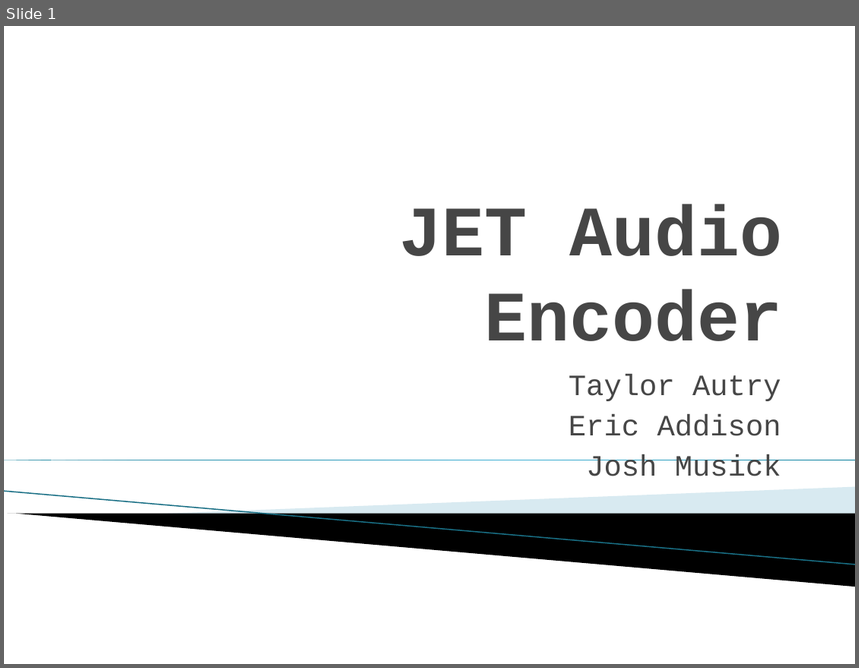
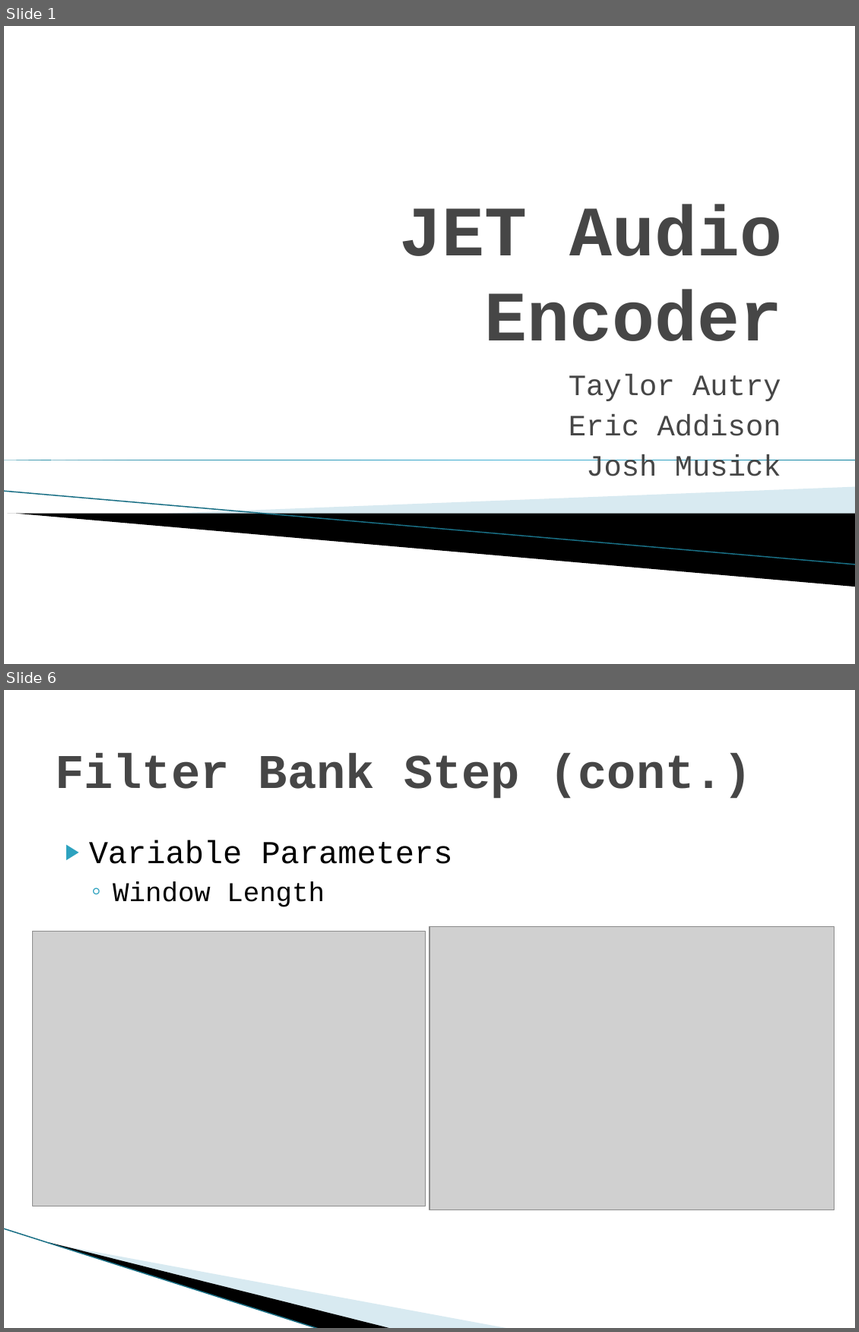
Before and after one commit to ericaddison/Algs_Term_Project, a slide deck: report/JET Audio Encoder.pptx. Shown one above the other, each under a label of ours: slide 1 before the commit, slides 1 and 6 after it; the slides between them are not shown. The pictures are 859x668 and 859x1332 pixels, drawn with LibreOffice and Linux fonts; fonts in the diff are those of the drawing; grey boxes stand for pictures; background and template pictures are left out. Boxes give left, top, right and bottom in pixels: in the first picture for what was removed or moved away, otherwise in the second. Text is boxed around its words. In the diff, an @@ line names an element or a change of style, - is before the commit and + after.

Commit message:
Updated the presentation to include graphics and text.

```diff
--- a/report/JET Audio Encoder.pptx
+++ b/report/JET Audio Encoder.pptx
@@ slide 6 added at [4,690,855,1328], background #FFFFFF @@
@@ title added at [55,753,753,799], 41 pt, text #464646, bold @@
+Filter Bank Step (cont.)
@@ text added at [89,840,453,907], 27 pt, text #000000 @@
+▶ Variable Parameters
+  ◦ Window Length
@@ picture added at [32,931,425,1206] @@
@@ picture added at [430,926,834,1210] @@
@@ line added from (4, 1229) to (320, 1328), #97C5D8 0.95 pt @@
@@ freeform shape added at [49,1243,393,1328], fill #000000 @@
@@ freeform shape added at [51,1243,510,1328], fill #A0CBDC at 40% opacity @@
```
Also in this commit, not shown: 8 slides changed, 1 other slide added.
